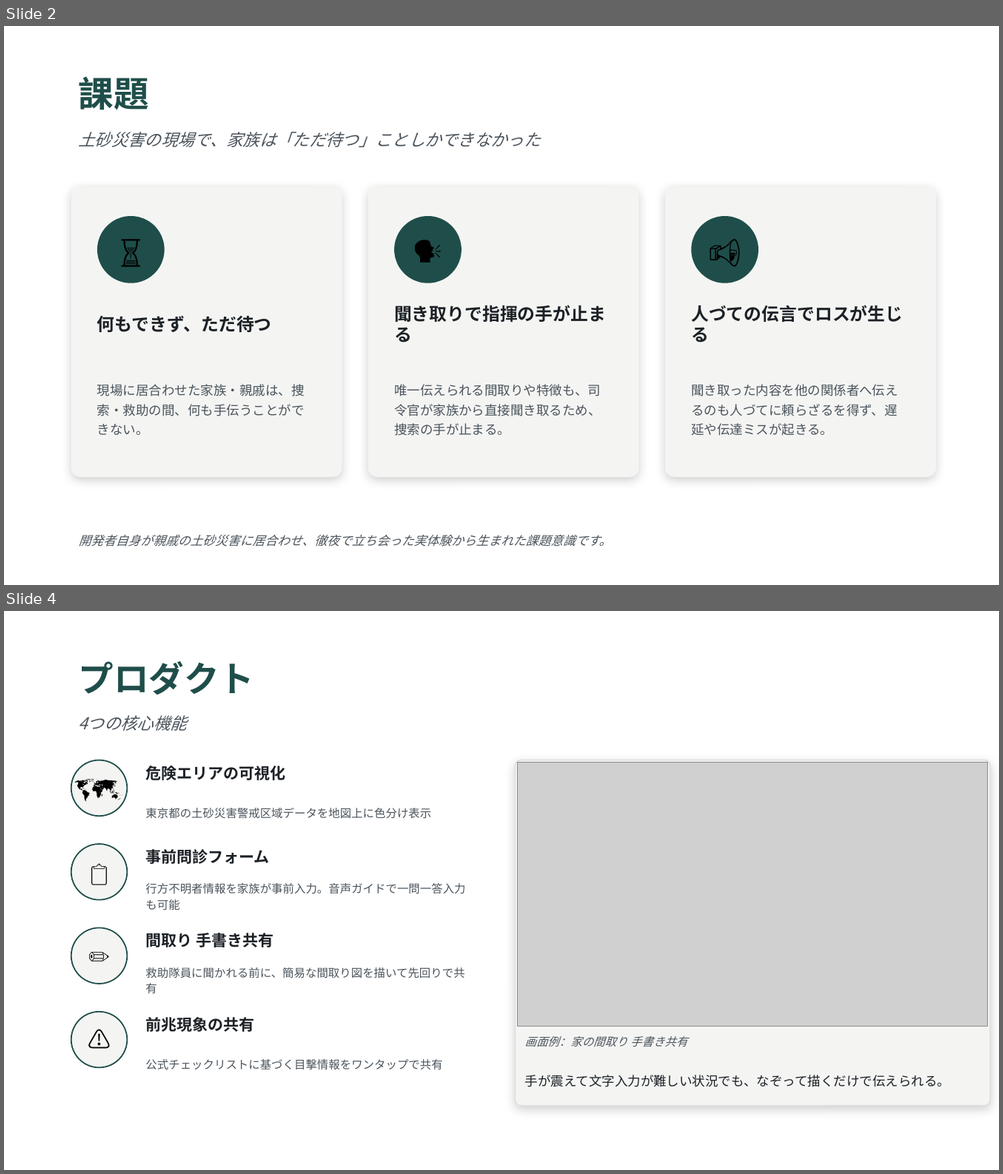
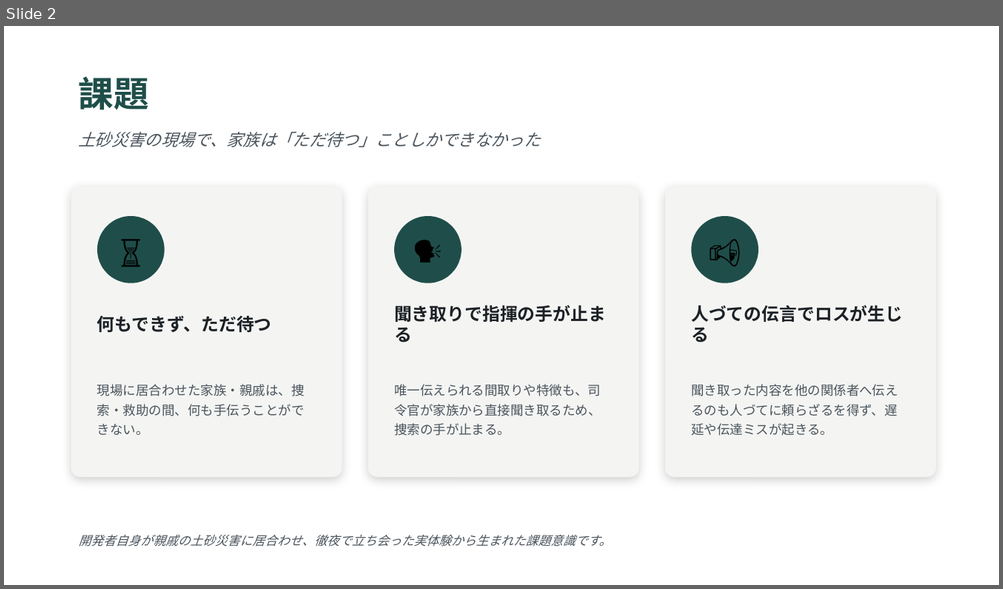
Before and after one commit to gurii-gabreh/Kizashi, a slide deck: kizashi-app/submission/presentation.pptx. Shown one above the other, each under a label of ours: slides 2 and 4 before the commit, slide 2 after it; the slides between them are not shown. The pictures are 1003x1174 and 1003x589 pixels, drawn with LibreOffice and Linux fonts; fonts in the diff are those of the drawing; grey boxes stand for pictures. Boxes give left, top, right and bottom in pixels: in the first picture for what was removed or moved away, otherwise in the second. Text is boxed around its words. In the diff, an @@ line names an element or a change of style, - is before the commit and + after.

```diff
--- a/kizashi-app/submission/presentation.pptx
+++ b/kizashi-app/submission/presentation.pptx
@@ slide 4 removed at [4, 611, 999, 1170], background #FFFFFF @@
@@ text removed at [79, 661, 255, 695] @@
-プロダクト
@@ text removed at [79, 715, 187, 731] @@
-4つの核心機能
@@ ellipse removed at [71, 760, 127, 816] @@
@@ text removed at [71, 760, 127, 816] @@
-🗺️
@@ text removed at [145, 766, 285, 780] @@
-危険エリアの可視化
@@ rounded rectangle removed at [515, 760, 990, 1106] @@
@@ picture removed at [518, 763, 987, 1027] @@
@@ text removed at [145, 808, 431, 819] @@
-東京都の土砂災害警戒区域データを地図上に色分け表示
@@ ellipse removed at [71, 844, 127, 900] @@
@@ text removed at [71, 844, 127, 900] @@
-📋
@@ text removed at [145, 849, 269, 864] @@
-事前問診フォーム
@@ text removed at [145, 883, 465, 910] @@
-行方不明者情報を家族が事前入力。音声ガイドで一問一答入力も可能
@@ ellipse removed at [71, 928, 127, 984] @@
@@ text removed at [71, 928, 127, 984] @@
-✏️
@@ text removed at [145, 933, 273, 948] @@
-間取り 手書き共有
@@ text removed at [145, 968, 464, 994] @@
-救助隊員に聞かれる前に、簡易な間取り図を描いて先回りで共有
@@ ellipse removed at [71, 1012, 127, 1068] @@
@@ text removed at [71, 1012, 127, 1068] @@
-⚠️
@@ text removed at [145, 1017, 254, 1032] @@
-前兆現象の共有
@@ text removed at [525, 1037, 687, 1048] @@
-画面例：家の間取り 手書き共有
@@ text removed at [145, 1059, 442, 1070] @@
-公式チェックリストに基づく目撃情報をワンタップで共有
@@ text removed at [525, 1075, 950, 1088] @@
-手が震えて文字入力が難しい状況でも、なぞって描くだけで伝えられる。
```
Also in this commit, not shown: 3 slides changed, 1 other slide removed, 1 other file.
